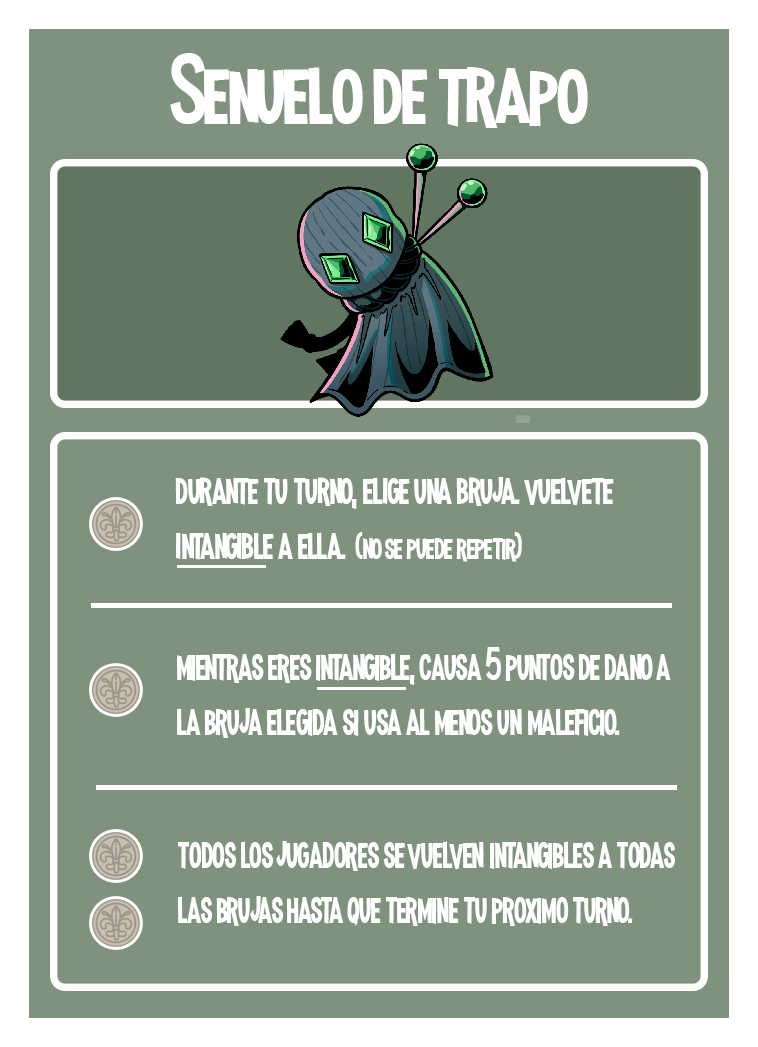
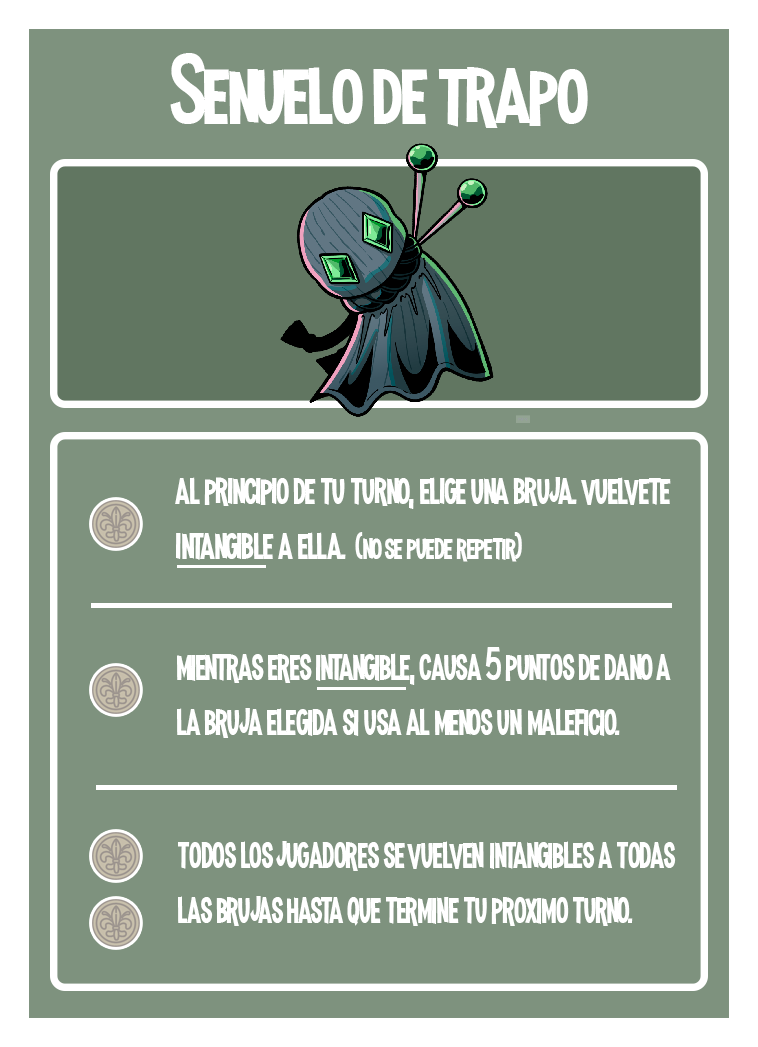
Before/after of a w=758, h=1047 layered artwork. What changed in the layer stack:
renamed "durante tu turno, elige una bruja. vuelvete intangible a ella." to "al principio de tu turno, elige una bruja. vuelvete intangible", painted on it over [175, 477, 671, 509]